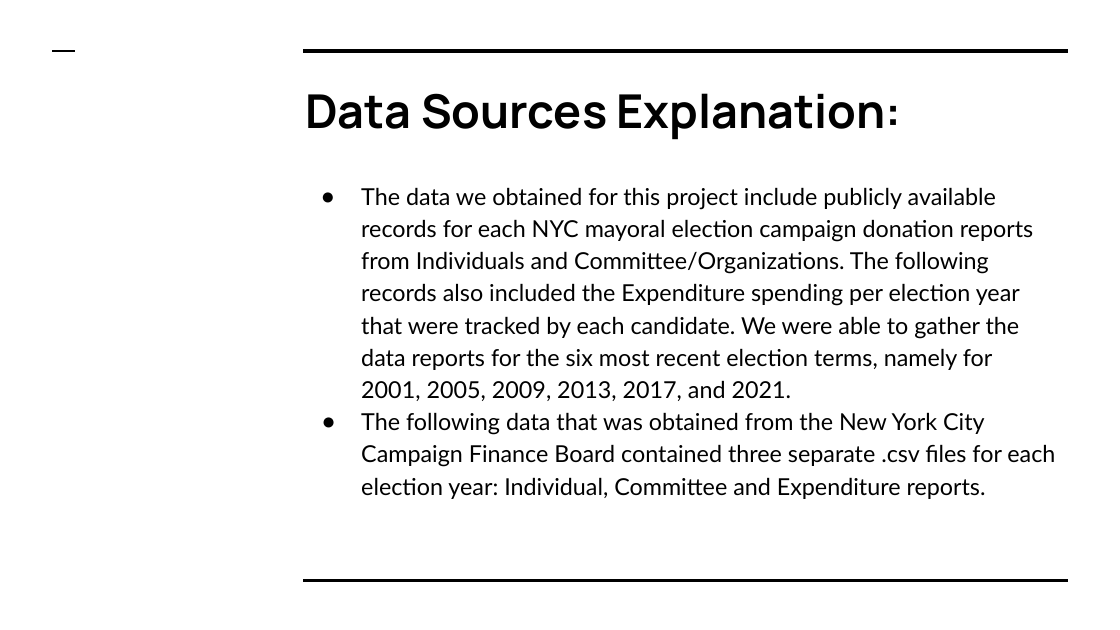
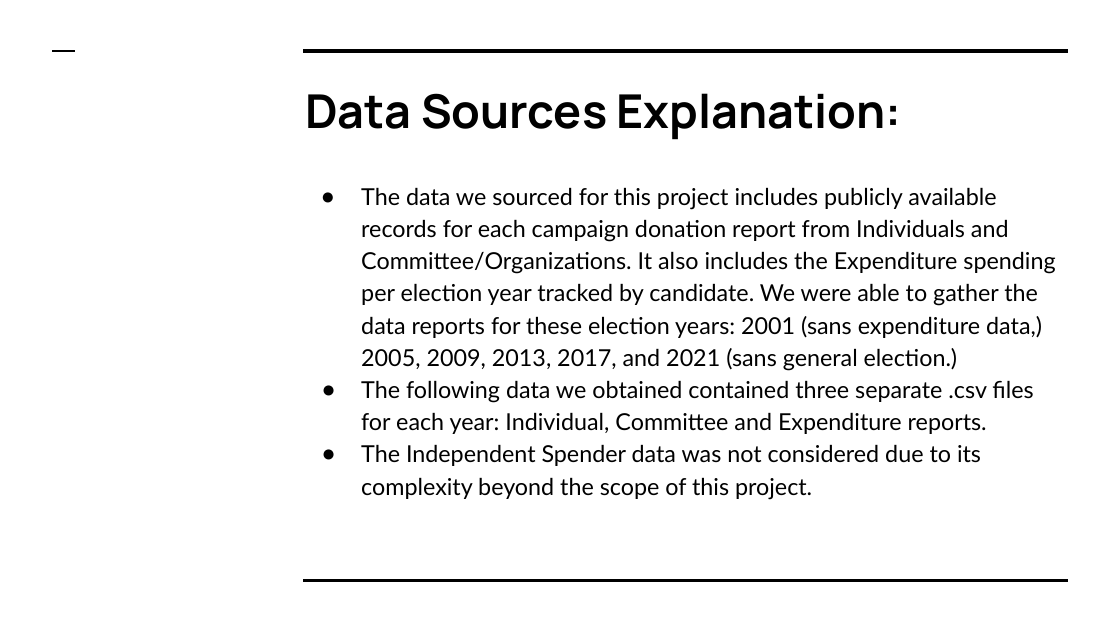
Before and after one commit to ssheggrud/Mod_20_Project, a slide deck: slide 7 of Presentation/Group5Presentation.pptx. Drawn at 1120x630 pixels with LibreOffice and Linux fonts; fonts in the diff are those of the drawing. Boxes give left, top, right and bottom in pixels: in the first picture for what was removed or moved away, otherwise in the second. Text is boxed around its words. In the diff, an @@ line names an element or a change of style, - is before the commit and + after.

```diff
--- a/Presentation/Group5Presentation.pptx
+++ b/Presentation/Group5Presentation.pptx
@@ text at (361, 187, 1055, 500): text changed @@
-● The data we obtained for this project include publicly available records for each NYC mayoral election campaign donation reports from Individuals and Committee/Organizations. The following records also included the Expenditure spending per election year that were tracked by each candidate. We were able to gather the data reports for the six most recent election terms, namely for 2001, 2005, 2009, 2013, 2017, and 2021.
-● The following data that was obtained from the New York City Campaign Finance Board contained three separate .csv files for each election year: Individual, Committee and Expenditure reports.
+● The data we sourced for this project includes publicly available records for each campaign donation report from Individuals and Committee/Organizations. It also includes the Expenditure spending per election year tracked by candidate. We were able to gather the data reports for these election years: 2001 (sans expenditure data,) 2005, 2009, 2013, 2017, and 2021 (sans general election.)
+● The following data we obtained contained three separate .csv files for each year: Individual, Committee and Expenditure reports.
+● The Independent Spender data was not considered due to its complexity beyond the scope of this project.
```
Also in this commit, not shown: 14 other slides changed, 1 slide added.
